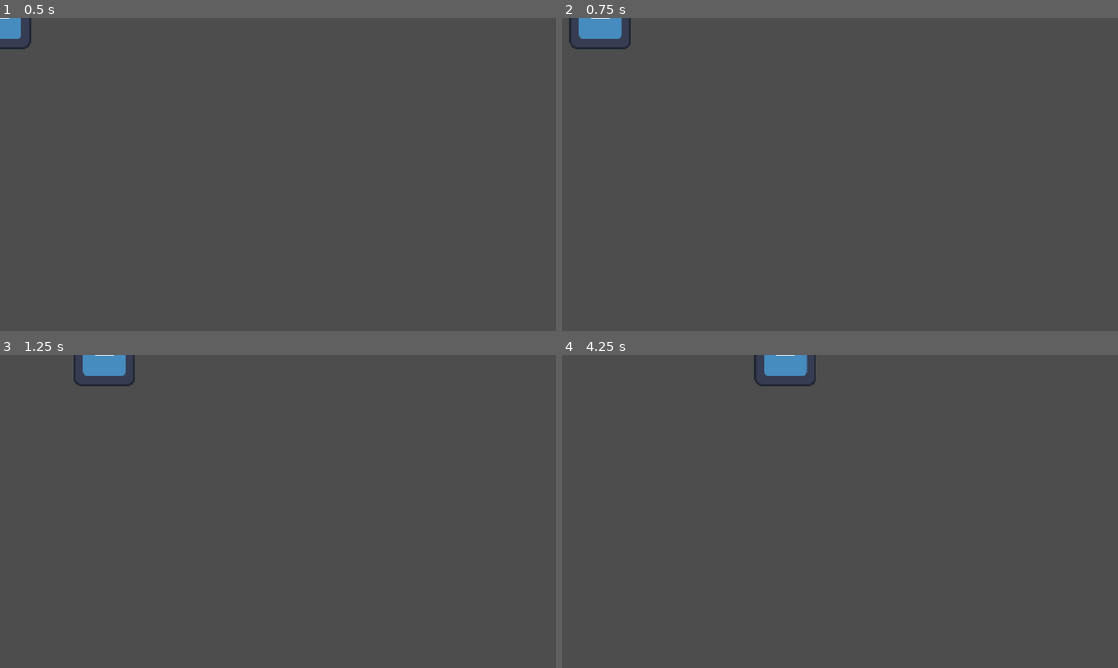
Above: before the commit, frames 1-4 (two rows, left to right).
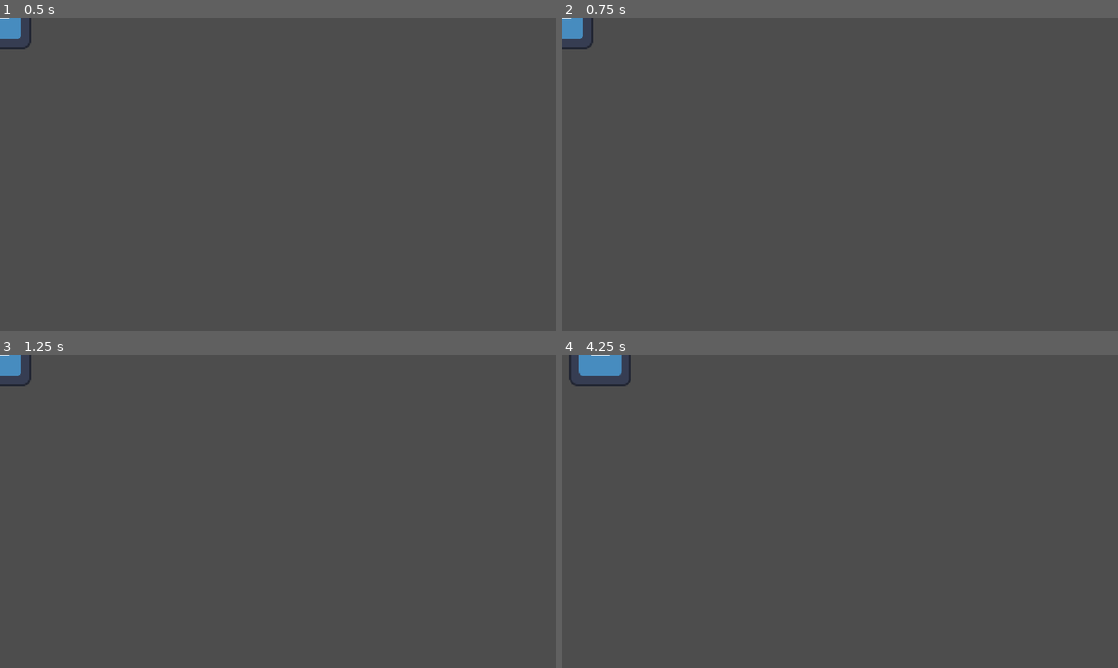
Above: after the commit, the same moments.

Repository: Arltzi/gmtk2026
Game: Godot game, scene res://src/gameplay/puzzle/moving_platform.tscn
Two runs of this game, one before a commit and one after it. Both use one fixed random seed, a clock stepped at 60 frames per second and the inputs below. This scene is started directly instead of the project's main scene. The engine's default icon, where the game draws it, is replaced by a stand-in: a white triangle on a blue panel in a dark square.
Inputs:
- Up to frame 1 (0.5 s): no input
- Up to frame 2 (0.75 s): tap Enter at 0.5 s
- Up to frame 3 (1.25 s): no input
- Up to frame 4 (4.25 s): no input

Frame 1 is identical in both runs. In frame 2, 0.8% of the frame differs, in the area x 0-13%, y 0-10%; in frame 3, 1.0%; in frame 4, 1.3%, in the area x 1-46%, y 0-10%.

Commit message:
Updated Tick User to Child Element

Diff:
--- a/src/core/auto_load/tick_manager.gd
+++ b/src/core/auto_load/tick_manager.gd
@@ -1,5 +1,7 @@
 extends Node
 
+
+# 120 = 2 per second
 
 @export var bpm: float = 120.0
 var _time_per_beat: float = 0.0
--- a/src/core/main_game/base_tick_user.gd
+++ b/src/core/main_game/base_tick_user.gd
@@ -1,6 +1,8 @@
 class_name TickElement2D
 extends Node2D
 
+@export var ticks_per_signal: int = 0
+signal run_interactive_beat
 
 # Called when the node enters the scene tree for the first time.
 func _ready() -> void:
@@ -12,4 +14,5 @@
 	pass
 
 func _on_tick(beat_count: int) -> void:
-	print("tick: " + str(beat_count))
+	if(beat_count % ticks_per_signal == 0):
+		run_interactive_beat.emit()
--- a/src/gameplay/puzzle/moving_platform.gd
+++ b/src/gameplay/puzzle/moving_platform.gd
@@ -1,25 +1,21 @@
-extends TickElement2D
+extends Node2D
 
-@export
-var moveTime : int = 0
+#adjust so every x amount of beats the action occurs
 
 @onready var move_to_transform:Node2D = $MoveTo
 @onready var platform = $Platform
+@onready var tick_user: TickElement2D = $TickElement2D;
 
 # Called when the node enters the scene tree for the first time.
 func _ready() -> void:
-	super()
+	tick_user.run_interactive_beat.connect(move)
+
 
 
 # Called every frame. 'delta' is the elapsed time since the previous frame.
 func _process(delta: float) -> void:
 	pass
 
-func _on_tick(beat_count: int) -> void:
-	print("tick: " + str(beat_count))
-	if(beat_count % moveTime):
-		move();
-
 func move() ->void:
 	var  tween = create_tween()
 	tween.tween_property(platform, "global_position", move_to_transform.position,1.5)
--- a/src/gameplay/puzzle/moving_platform.tscn
+++ b/src/gameplay/puzzle/moving_platform.tscn
@@ -2,13 +2,12 @@
 
 [ext_resource type="Script" uid="uid://ba7ufjwmebxgc" path="res://src/gameplay/puzzle/moving_platform.gd" id="1_bi2s0"]
 [ext_resource type="Texture2D" uid="uid://ciuxyaoktugh5" path="res://icon.svg" id="2_4u0g4"]
+[ext_resource type="Script" uid="uid://dlck1gidxe0wv" path="res://src/core/main_game/base_tick_user.gd" id="3_27i4t"]
 
 [sub_resource type="RectangleShape2D" id="RectangleShape2D_rik14"]
 
-[node name="MovingPlatform" type="Node2D" unique_id=287723260]
+[node name="MovingPlatform" type="Node2D" unique_id=191302740]
 script = ExtResource("1_bi2s0")
-moveTime = 4
-metadata/_custom_type_script = "uid://dlck1gidxe0wv"
 
 [node name="MoveTo" type="Node2D" parent="." unique_id=1759351573]
 position = Vector2(477, 0)
@@ -20,3 +19,8 @@
 
 [node name="Sprite2D" type="Sprite2D" parent="Platform" unique_id=1245457161]
 texture = ExtResource("2_4u0g4")
+
+[node name="TickElement2D" type="Node2D" parent="." unique_id=1970830778]
+script = ExtResource("3_27i4t")
+ticks_per_signal = 8
+metadata/_custom_type_script = "uid://dlck1gidxe0wv"
